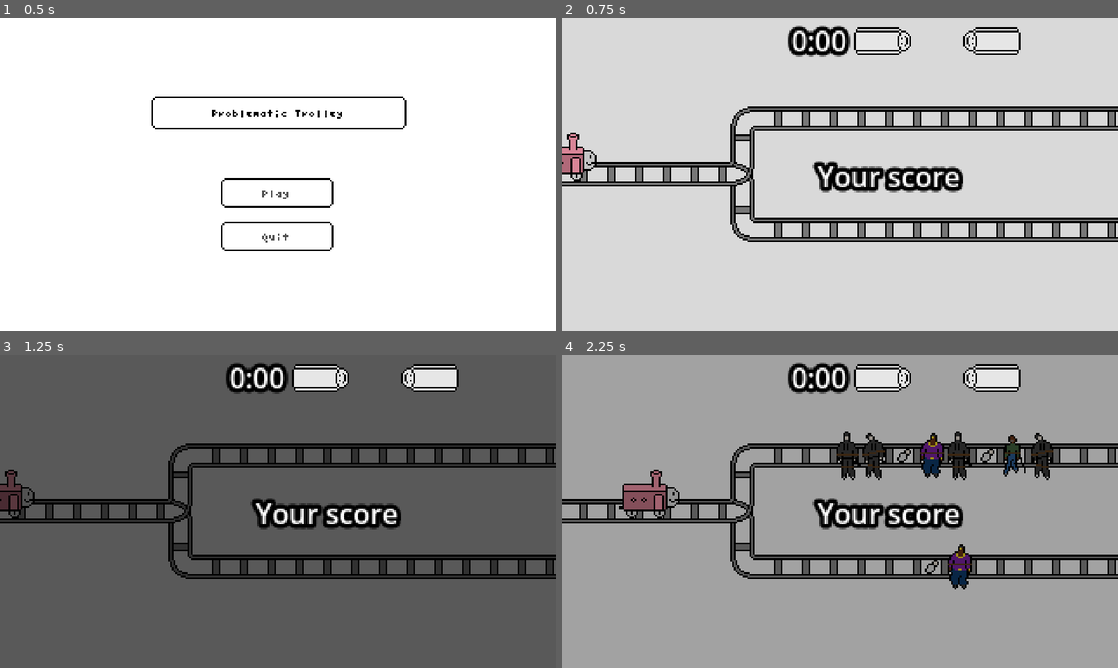
Above: before the commit, frames 1-4 (two rows, left to right).
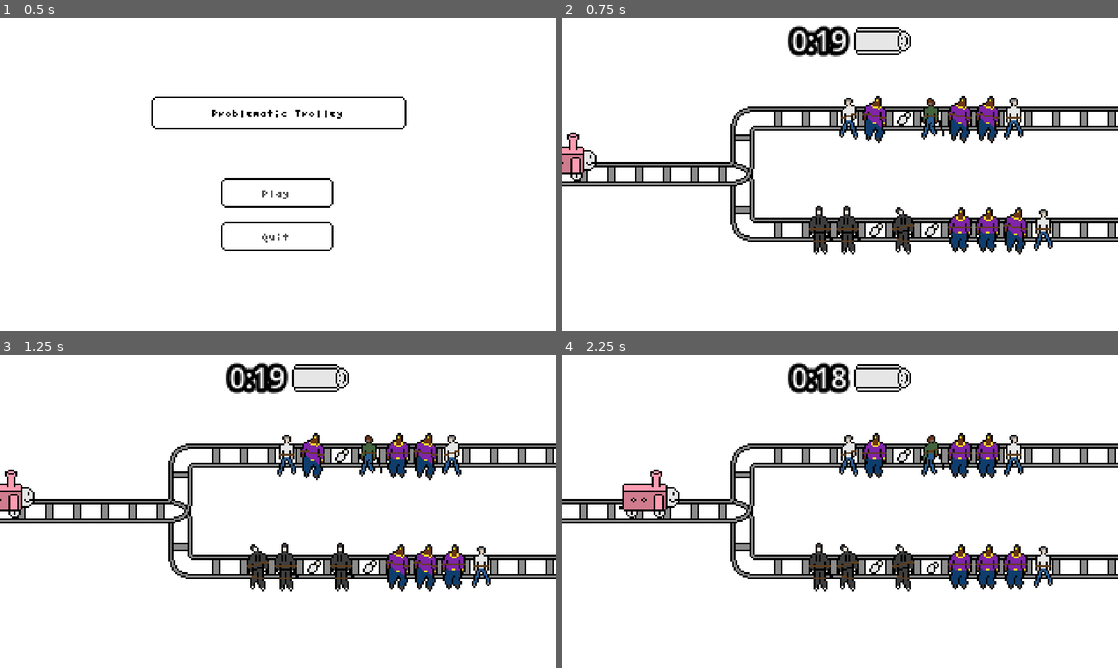
Above: after the commit, the same moments.

Repository: EnzoShoes/problematic-trolley
Game: Godot game, scene res://Scenes/Title Screen/Title Screen.tscn
Same seed, same stepped clock (60 frames per second), same inputs: the game is played once before the commit and once after it.
Inputs:
- Up to frame 1 (0.5 s): no input
- Up to frame 2 (0.75 s): click "Play" at 0.5 s
- Up to frame 3 (1.25 s): no input
- Up to frame 4 (2.25 s): hold W (up) 1.28-2.03 s; hold S (down) from 2.03 s (still down)

Frame 1 is identical in both runs. In frame 2, 91% of the frame differs, in the area x 0-100%, y 0-100%; in frame 3, 94%; in frame 4, 94%.

Commit message:
fix(refacto) : epic god refacto

Diff:
--- a/test/Scenes/In Game-UI/Score bars.tscn
+++ b/test/Scenes/In Game-UI/in_game_ui.tscn
@@ -1,6 +1,6 @@
 [gd_scene load_steps=9 format=3 uid="uid://bmw4hbao1f851"]
 
-[ext_resource type="Script" path="res://Scripts/progress_bars.gd" id="1_ddhxu"]
+[ext_resource type="Script" path="res://Scripts/ui.gd" id="1_ddhxu"]
 [ext_resource type="Texture2D" uid="uid://dpfr2at4pacn2" path="res://Assets/Sprites/Ui Sprites/Trust Gauge/trust_gauge_back.png" id="1_vy30r"]
 [ext_resource type="Texture2D" uid="uid://db66k1inn830b" path="res://Assets/Sprites/Ui Sprites/Trust Gauge/trust_gauge_frame.png" id="2_fr187"]
 [ext_resource type="Texture2D" uid="uid://bunjmb2nmhwlg" path="res://Assets/Sprites/Ui Sprites/Trust Gauge/trust_gauge_fill.png" id="3_bqlfb"]
@@ -12,7 +12,7 @@
 outline_size = 10
 outline_color = Color(0, 0, 0, 1)
 
-[node name="Gauges" type="CanvasLayer"]
+[node name="in_game_ui" type="CanvasLayer"]
 script = ExtResource("1_ddhxu")
 
 [node name="Control" type="Control" parent="."]
@@ -41,6 +41,7 @@
 texture_progress = ExtResource("3_bqlfb")
 
 [node name="Freedom_Gauge" type="TextureProgressBar" parent="Control"]
+visible = false
 layout_mode = 1
 anchors_preset = 5
 anchor_left = 0.5
@@ -54,7 +55,7 @@
 texture_over = ExtResource("5_ujhof")
 texture_progress = ExtResource("6_8mloe")
 
-[node name="Label" type="Label" parent="Control"]
+[node name="timer_clock" type="Label" parent="Control"]
 layout_mode = 0
 offset_left = -79.0
 offset_top = -4.0
@@ -65,6 +66,7 @@
 horizontal_alignment = 2
 
 [node name="end_of_game_score" type="Label" parent="Control"]
+visible = false
 layout_mode = 0
 offset_left = 10.6667
 offset_top = 73.6667
--- a/test/Scenes/game.tscn
+++ b/test/Scenes/game.tscn
@@ -1,12 +1,14 @@
-[gd_scene load_steps=4 format=3 uid="uid://cwjbd58dpvslw"]
+[gd_scene load_steps=5 format=3 uid="uid://cwjbd58dpvslw"]
 
+[ext_resource type="Script" path="res://Scripts/game.gd" id="1_3skgd"]
 [ext_resource type="PackedScene" uid="uid://3kyfnxlgf6vo" path="res://Scenes/problem.tscn" id="2_30vgv"]
 [ext_resource type="PackedScene" uid="uid://ck87kr8c554r3" path="res://Scenes/score_manager.tscn" id="3_stu2i"]
-[ext_resource type="PackedScene" uid="uid://bmw4hbao1f851" path="res://Scenes/In Game-UI/Score bars.tscn" id="4_6pwvn"]
+[ext_resource type="PackedScene" uid="uid://bmw4hbao1f851" path="res://Scenes/In Game-UI/in_game_ui.tscn" id="4_6pwvn"]
 
 [node name="game" type="Node2D"]
+script = ExtResource("1_3skgd")
 
-[node name="problem_scene" parent="." instance=ExtResource("2_30vgv")]
+[node name="problem" parent="." instance=ExtResource("2_30vgv")]
 
 [node name="Score_manager" parent="." instance=ExtResource("3_stu2i")]
 
--- a/test/Scenes/problem.tscn
+++ b/test/Scenes/problem.tscn
@@ -5,10 +5,6 @@
 [ext_resource type="Texture2D" uid="uid://dv3bbi1vpekej" path="res://Assets/Sprites/rails_sprite.png" id="2_j0b3x"]
 [ext_resource type="Script" path="res://Scripts/troley_control.gd" id="3_r1u4a"]
 [ext_resource type="PackedScene" uid="uid://cah4mpd32e14d" path="res://Scenes/trolley.tscn" id="4_ejfoj"]
-
-[sub_resource type="CircleShape2D" id="CircleShape2D_4aeny"]
-
-[sub_resource type="CircleShape2D" id="CircleShape2D_xsr0y"]
 
 [sub_resource type="Curve2D" id="Curve2D_o0a8p"]
 _data = {
@@ -22,6 +18,10 @@
 }
 point_count = 4
 
+[sub_resource type="CircleShape2D" id="CircleShape2D_4aeny"]
+
+[sub_resource type="CircleShape2D" id="CircleShape2D_xsr0y"]
+
 [node name="problem" type="Node2D"]
 script = ExtResource("1_lxmd5")
 
@@ -32,109 +32,115 @@
 [node name="Camera2D" type="Camera2D" parent="."]
 zoom = Vector2(3, 3)
 
-[node name="RailsSprite" type="Sprite2D" parent="."]
+[node name="rails" type="Node2D" parent="."]
+
+[node name="RailsSprite" type="Sprite2D" parent="rails"]
 texture = ExtResource("2_j0b3x")
 
-[node name="spawn_points" type="Node2D" parent="."]
+[node name="spawn_points" type="Node2D" parent="rails"]
 
-[node name="spawn_top" type="Node2D" parent="spawn_points"]
+[node name="spawn_top" type="Node2D" parent="rails/spawn_points"]
 
-[node name="spawn_top_1" type="Node2D" parent="spawn_points/spawn_top"]
+[node name="spawn_top_1" type="Node2D" parent="rails/spawn_points/spawn_top"]
 position = Vector2(53, -32)
 
-[node name="spawn_top_2" type="Node2D" parent="spawn_points/spawn_top"]
+[node name="spawn_top_2" type="Node2D" parent="rails/spawn_points/spawn_top"]
 position = Vector2(69, -32)
 
-[node name="spawn_top_3" type="Node2D" parent="spawn_points/spawn_top"]
+[node name="spawn_top_3" type="Node2D" parent="rails/spawn_points/spawn_top"]
 position = Vector2(37, -32)
 
-[node name="spawn_top_4" type="Node2D" parent="spawn_points/spawn_top"]
+[node name="spawn_top_4" type="Node2D" parent="rails/spawn_points/spawn_top"]
 position = Vector2(85, -32)
 
-[node name="spawn_top_5" type="Node2D" parent="spawn_points/spawn_top"]
+[node name="spawn_top_5" type="Node2D" parent="rails/spawn_points/spawn_top"]
 position = Vector2(20, -32)
 
-[node name="spawn_top_6" type="Node2D" parent="spawn_points/spawn_top"]
+[node name="spawn_top_6" type="Node2D" parent="rails/spawn_points/spawn_top"]
 position = Vector2(100, -32)
 
-[node name="spawn_top_7" type="Node2D" parent="spawn_points/spawn_top"]
+[node name="spawn_top_7" type="Node2D" parent="rails/spawn_points/spawn_top"]
 position = Vector2(5, -32)
 
-[node name="spawn_top_8" type="Node2D" parent="spawn_points/spawn_top"]
+[node name="spawn_top_8" type="Node2D" parent="rails/spawn_points/spawn_top"]
 position = Vector2(117, -32)
 
-[node name="spawn_top_9" type="Node2D" parent="spawn_points/spawn_top"]
+[node name="spawn_top_9" type="Node2D" parent="rails/spawn_points/spawn_top"]
 position = Vector2(-11, -32)
 
-[node name="spawn_top_10" type="Node2D" parent="spawn_points/spawn_top"]
+[node name="spawn_top_10" type="Node2D" parent="rails/spawn_points/spawn_top"]
 position = Vector2(133, -32)
 
-[node name="spawn_bot" type="Node2D" parent="spawn_points"]
+[node name="spawn_bot" type="Node2D" parent="rails/spawn_points"]
 
-[node name="spawn_bot_1" type="Node2D" parent="spawn_points/spawn_bot"]
+[node name="spawn_bot_1" type="Node2D" parent="rails/spawn_points/spawn_bot"]
 position = Vector2(53, 32)
 
-[node name="spawn_bot_2" type="Node2D" parent="spawn_points/spawn_bot"]
+[node name="spawn_bot_2" type="Node2D" parent="rails/spawn_points/spawn_bot"]
 position = Vector2(69, 32)
 
-[node name="spawn_bot_3" type="Node2D" parent="spawn_points/spawn_bot"]
+[node name="spawn_bot_3" type="Node2D" parent="rails/spawn_points/spawn_bot"]
 position = Vector2(37, 32)
 
-[node name="spawn_bot_4" type="Node2D" parent="spawn_points/spawn_bot"]
+[node name="spawn_bot_4" type="Node2D" parent="rails/spawn_points/spawn_bot"]
 position = Vector2(85, 32)
 
-[node name="spawn_bot_5" type="Node2D" parent="spawn_points/spawn_bot"]
+[node name="spawn_bot_5" type="Node2D" parent="rails/spawn_points/spawn_bot"]
 position = Vector2(21, 32)
 
-[node name="spawn_bot_6" type="Node2D" parent="spawn_points/spawn_bot"]
+[node name="spawn_bot_6" type="Node2D" parent="rails/spawn_points/spawn_bot"]
 position = Vector2(101, 32)
 
-[node name="spawn_bot_7" type="Node2D" parent="spawn_points/spawn_bot"]
+[node name="spawn_bot_7" type="Node2D" parent="rails/spawn_points/spawn_bot"]
 position = Vector2(5, 32)
 
-[node name="spawn_bot_8" type="Node2D" parent="spawn_points/spawn_bot"]
+[node name="spawn_bot_8" type="Node2D" parent="rails/spawn_points/spawn_bot"]
 position = Vector2(117, 32)
 
-[node name="spawn_bot_9" type="Node2D" parent="spawn_points/spawn_bot"]
+[node name="spawn_bot_9" type="Node2D" parent="rails/spawn_points/spawn_bot"]
 position = Vector2(-11, 32)
 
-[node name="spawn_bot_10" type="Node2D" parent="spawn_points/spawn_bot"]
+[node name="spawn_bot_10" type="Node2D" parent="rails/spawn_points/spawn_bot"]
 position = Vector2(133, 32)
 
-[node name="top_path_end" type="Area2D" parent="."]
-position = Vector2(173, -32)
-
-[node name="CollisionShape2D" type="CollisionShape2D" parent="top_path_end"]
-shape = SubResource("CircleShape2D_4aeny")
-
-[node name="bot_path_end" type="Area2D" parent="."]
-position = Vector2(174, 32)
-
-[node name="CollisionShape2D" type="CollisionShape2D" parent="bot_path_end"]
-shape = SubResource("CircleShape2D_xsr0y")
-
-[node name="troley_controls" type="Node2D" parent="."]
+[node name="troley" type="Node2D" parent="."]
 script = ExtResource("3_r1u4a")
 
-[node name="DownPath" type="Path2D" parent="troley_controls"]
+[node name="DownPath" type="Path2D" parent="troley"]
 curve = SubResource("Curve2D_o0a8p")
 
-[node name="PathFollow2D" type="PathFollow2D" parent="troley_controls/DownPath"]
+[node name="PathFollow2D" type="PathFollow2D" parent="troley/DownPath"]
 position = Vector2(-160, 0)
 rotates = false
 loop = false
 
-[node name="UpPath" type="Path2D" parent="troley_controls"]
+[node name="UpPath" type="Path2D" parent="troley"]
 curve = SubResource("Curve2D_5k05q")
 
-[node name="PathFollow2D" type="PathFollow2D" parent="troley_controls/UpPath"]
+[node name="PathFollow2D" type="PathFollow2D" parent="troley/UpPath"]
 position = Vector2(-160, 0)
 rotates = false
 loop = false
 
-[node name="Trolley" parent="troley_controls" instance=ExtResource("4_ejfoj")]
+[node name="Trolley" parent="troley" instance=ExtResource("4_ejfoj")]
 unique_name_in_owner = true
+
+[node name="top_path_end" type="Area2D" parent="troley"]
+position = Vector2(173, -32)
+
+[node name="CollisionShape2D" type="CollisionShape2D" parent="troley/top_path_end"]
+shape = SubResource("CircleShape2D_4aeny")
+
+[node name="bot_path_end" type="Area2D" parent="troley"]
+position = Vector2(174, 32)
+
+[node name="CollisionShape2D" type="CollisionShape2D" parent="troley/bot_path_end"]
+shape = SubResource("CircleShape2D_xsr0y")
 
 [node name="time_to_solve" type="Timer" parent="."]
 wait_time = 20.0
 one_shot = true
+
+[connection signal="area_entered" from="troley/top_path_end" to="." method="_on_top_choice_area_entered"]
+[connection signal="area_entered" from="troley/bot_path_end" to="." method="_on_bot_choice_area_entered"]
+[connection signal="timeout" from="time_to_solve" to="." method="_on_time_to_solve_timeout"]
--- a/test/Scripts/Victims/victim.gd
+++ b/test/Scripts/Victims/victim.gd
@@ -53,7 +53,6 @@
 
 
 func _on_area_2d_area_entered(area: Area2D) -> void: #triggers the death method when the victim is hit by the train
-	print("area entered in victim")
 	if area.is_in_group("player"):
 		if is_living:
 			death()
--- /dev/null
+++ b/test/Scripts/game.gd
@@ -0,0 +1,46 @@
+extends Node2D
+
+@onready var ui: CanvasLayer = $UI
+@onready var score_manager: Node = $Score_manager
+@onready var problem: Node2D = $problem
+
+func _ready() -> void:
+	score_manager.score_updated.connect(_on_score_updated)
+	score_manager.phase_finished.connect(_on_phase_finished)
+	problem.choice_made.connect(_on_choice_made)
+	problem.time_updated.connect(_on_time_updated)
+
+	spawn_victims()
+
+func _on_score_updated(score, max_score):
+	var trust_gauge_value = 100 * score / max_score
+	ui.update_trust_bar(trust_gauge_value, 0)
+	print("score : " + str(score))
+
+func _on_phase_finished():
+	print("on game finished entered")
+	ui.end_game(score_manager.trust_score, score_manager.choices_to_make)
+	problem.troley.in_control = false
+
+func _on_choice_made(choice: String):
+	if choice == "good":
+		score_manager.add_score(1)
+	elif choice == "bad":
+		pass
+	else:
+		printerr("this type of choice is invalid")
+		return
+	score_manager.num_choice_made += 1
+	problem.time_to_solve.start()
+	free_victims()
+	spawn_victims()
+
+func _on_time_updated(time):
+	ui.update_timer_label(time)
+
+func spawn_victims():
+	problem.spawn_victims(randi_range(2, 10), "top")
+	problem.spawn_victims(randi_range(2, 10), "bot")
+
+func free_victims():
+	problem.free_victims(problem.loaded_victims)
--- a/test/Scripts/globals.gd
+++ b/test/Scripts/globals.gd
@@ -1,3 +1,4 @@
 extends Node
 
 enum victim_types {BAD, BABY, RICH, OLD, NORMAL}
+enum game_states {SUPERVISED, UNSUPERVISED}
--- a/test/Scripts/problem.gd
+++ b/test/Scripts/problem.gd
@@ -1,23 +1,24 @@
 extends Node2D
+
+signal time_updated
+signal choice_made
+
 @onready var time_to_solve: Timer = $time_to_solve
-@onready var score_manager: Node = $Score_manager
-@onready var ui: CanvasLayer = $"../UI"
-@onready var troley_controls: Node2D = $troley_controls
+@onready var troley: Node2D = $troley
+
 
 
 var loaded_victims = {
 	"top": [],
 	"bot": []
 }
-var num_choice_made: int = 0
-var choices_to_make: int = 5
 
 func _ready() -> void:
 	load_next_choice()
 
 func _process(delta: float) -> void:
 	update_time_ui(int(time_to_solve.time_left))
-	check_for_end()
+
 func calculate_winner() -> String:
 	var top_score = 0
 	var bot_score = 0
@@ -33,7 +34,7 @@
 func spawn_victims(vic_num: int,vic_side: String) -> void:
 	for i in range(vic_num):
 			var new_victim = VictimFactory.new_victim(randi_range(0, len(Globals.victim_types) - 1))
-			var current_spawn_point = get_node("spawn_points/spawn_" + vic_side + "/spawn_" + vic_side + "_" + str(i+1))
+			var current_spawn_point = get_node("rails/spawn_points/spawn_" + vic_side + "/spawn_" + vic_side + "_" + str(i+1))
 			current_spawn_point.add_child(new_victim)
 			loaded_victims[vic_side].append(new_victim)
 
@@ -46,26 +47,15 @@
 	victims["bot"].clear()
 
 func load_next_choice():
-	var animation_player = SceneTransition.get_node("Control/ColorRect/AnimationPlayer")
-	SceneTransition.fade_in()
-	await animation_player.animation_finished
-	free_victims(loaded_victims)
-	spawn_victims(randi_range(2, 10), "top")
-	spawn_victims(randi_range(2, 10), "bot")
-	num_choice_made += 1
-	SceneTransition.fade_out()
-
-	await animation_player.animation_finished
 	time_to_solve.start()
 
 func bad_choice():
-	load_next_choice()
-	pass
+	print(" bad choice ;/")
+	choice_made.emit("bad")
 
 func good_choice():
-	load_next_choice()
-	score_manager.add_score(1)
-	pass
+	print(" good choice ;D")
+	choice_made.emit("good")
 
 func _on_time_to_solve_timeout() -> void:
 	bad_choice()
@@ -85,10 +75,4 @@
 			bad_choice()
 
 func update_time_ui(time_left):
-	ui.update_timer_label(time_left)
-
-func check_for_end():
-	if num_choice_made == choices_to_make:
-		troley_controls.in_control = false
-		score_manager.game_end() #sending info to score manager so it can send score to ui manager
-		print("game ends")
+	time_updated.emit(time_left)
--- a/test/Scripts/score_manager.gd
+++ b/test/Scripts/score_manager.gd
@@ -1,43 +1,31 @@
 extends Node
 
-enum game_states {SUPERVISED, UNSUPERVISED}
-var game_state = game_states.SUPERVISED
-var freedom_score:int = 0
-var best_freedom_score:int = 0
-var trust_score:int = 0
-var number_of_phases:int = 5 #number of problem during the monitored phase
-const win_requirement = 20 #number of freedom score you need to have in order to activate win sequence
+signal score_updated
+signal phase_finished
 
-@onready var ui: CanvasLayer = $"../UI"
+@export var choices_to_make: int = 5
+var freedom_score:int
+var game_state = Globals.game_states.SUPERVISED
 
+var num_choice_made: int = 0:
+	set(value):
+		print("num choices made = " +str(value))
+		num_choice_made = value
+		if value >= choices_to_make:
+			print("choices made is bigger")
+			phase_finished.emit()
 
-func _process(delta: float) -> void:
-	update_ui()
-	check_for_win()
-	update_best_freedom_score()
+var trust_score:int = 0:
+	set(value):
+		trust_score = value
+		score_updated.emit(value, choices_to_make)
 
 func add_score(points): #adds a point to the right score depending on the phase you are in, you only need to indicate when the player wins and the type of phase and it handles the rest
-	if game_state == game_states.SUPERVISED:
+	if game_state == Globals.game_states.SUPERVISED:
 		trust_score += points
 		print("trust increased")
-	elif game_state == game_states.UNSUPERVISED:
+	elif game_state == Globals.game_states.UNSUPERVISED:
 		freedom_score += points
 		print("freedom increased")
 	else:
 		printerr("no conditions met")
-
-func update_ui(): #pass the value of the score to the gauges so they can be updated in the UI
-	var trust_gauge_value = 100 * trust_score / number_of_phases
-	ui.update_progress_bar(trust_gauge_value, 0)
-
-func check_for_win():
-	if freedom_score >= win_requirement:
-		print("you win")
-	pass
-
-func update_best_freedom_score():
-	if freedom_score > best_freedom_score:
-		best_freedom_score = freedom_score
-
-func game_end():
-	ui.end_game(trust_score, number_of_phases)
--- a/test/Scripts/progress_bars.gd
+++ b/test/Scripts/ui.gd
@@ -2,30 +2,21 @@
 
 @onready var trust_gauge: TextureProgressBar = $Control/Trust_Gauge
 @onready var freedom_gauge: TextureProgressBar = $Control/Freedom_Gauge
-@onready var label: Label = $Control/Label
+@onready var timer_clock: Label = $Control/timer_clock
 @onready var end_of_game_score: Label = $Control/end_of_game_score
 
-# Called when the node enters the scene tree for the first time.
-func _ready() -> void:
-
-	pass # Replace with function body.
-
-
-# Called every frame. 'delta' is the elapsed time since the previous frame.
-func _process(delta: float) -> void:
-	pass
-
-func update_progress_bar(trust_progress_value, freedom_progress_value):
+func update_trust_bar(trust_progress_value, freedom_progress_value):
 	trust_gauge.value = trust_progress_value
 	freedom_gauge.value = freedom_progress_value
+	print("trus prog = " + str(trust_progress_value))
 
 func update_timer_label(time_left:int):
 	var minutes:int = round((time_left - (time_left % 60)) / 60)
 	var seconds:int = time_left % 60
 	if seconds < 10:
-		label.text = str(minutes)+":0"+str(seconds)
+		timer_clock.text = str(minutes)+":0"+str(seconds)
 	else:
-		label.text = str(minutes)+":"+str(seconds)
+		timer_clock.text = str(minutes)+":"+str(seconds)
 
 func end_game(score:int, max_score:int):
 	end_of_game_score.visible = true
